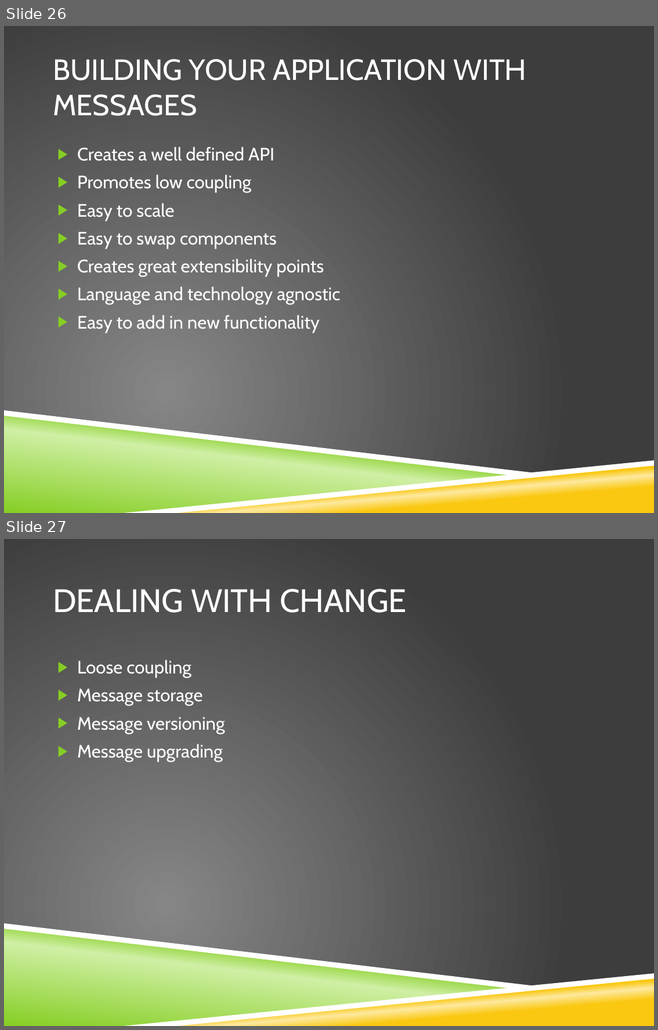
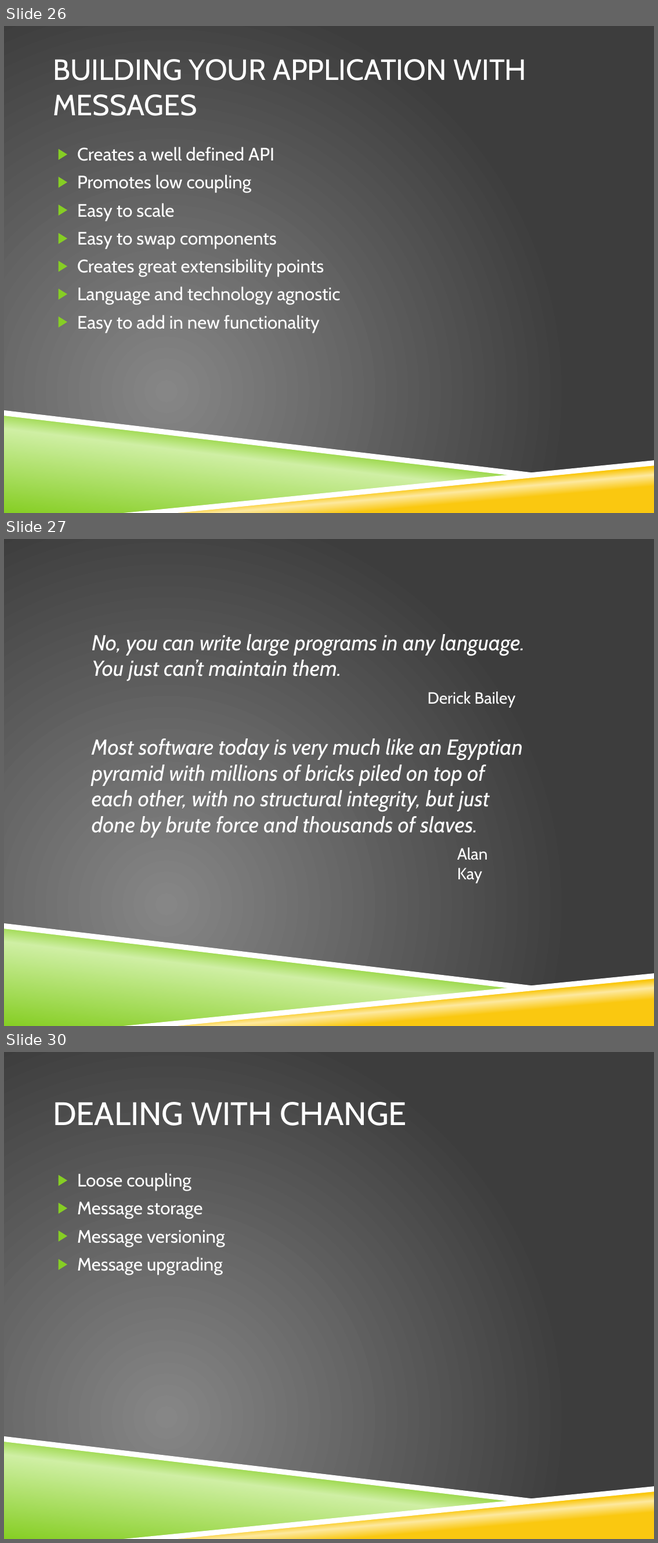
Before and after one commit to stimms/Queues, a slide deck: Queues and message based architecture.pptx. Shown one above the other, each under a label of ours: slides 26 and 27 before the commit, slides 26, 27 and 30 after it; the slides between them are not shown. The pictures are 658x1030 and 658x1543 pixels, drawn with LibreOffice and Linux fonts; fonts in the diff are those of the drawing; background and template pictures are left out. Boxes give left, top, right and bottom in pixels: in the first picture for what was removed or moved away, otherwise in the second. Text is boxed around its words. In the diff, an @@ line names an element or a change of style, - is before the commit and + after.

```diff
--- a/Queues and message based architecture.pptx
+++ b/Queues and message based architecture.pptx
@@ slide 27 added at [4,539,654,1026], background picture (left out); not listed: 4 template elements that a slide beside it also shows @@
@@ text added at [92,634,525,681], 24 pt, text #FFFFFF, italic @@
+No, you can write large programs in any language. You just can’t maintain them.
@@ text added at [427,692,516,707], 18 pt, text #FFFFFF @@
+Derick Bailey
@@ text added at [92,739,523,838], 24 pt, text #FFFFFF, italic @@
+Most software today is very much like an Egyptian pyramid with millions of bricks piled on top of each other, with no structural integrity, but just done by brute force and thousands of slaves.
@@ text added at [457,848,488,883], 18 pt, text #FFFFFF @@
+Alan Kay
@@ what was slide 27 is now slide 30 @@
```
Also in this commit, not shown: 2 other slides added.
